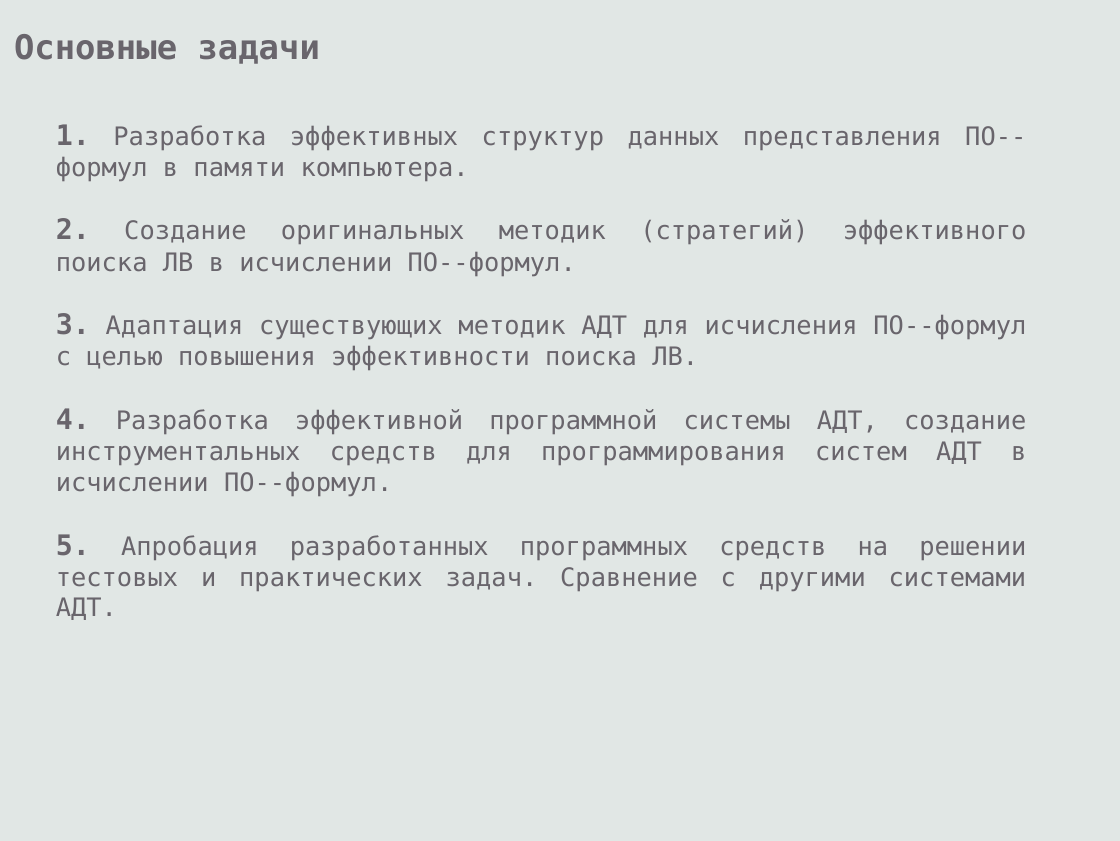
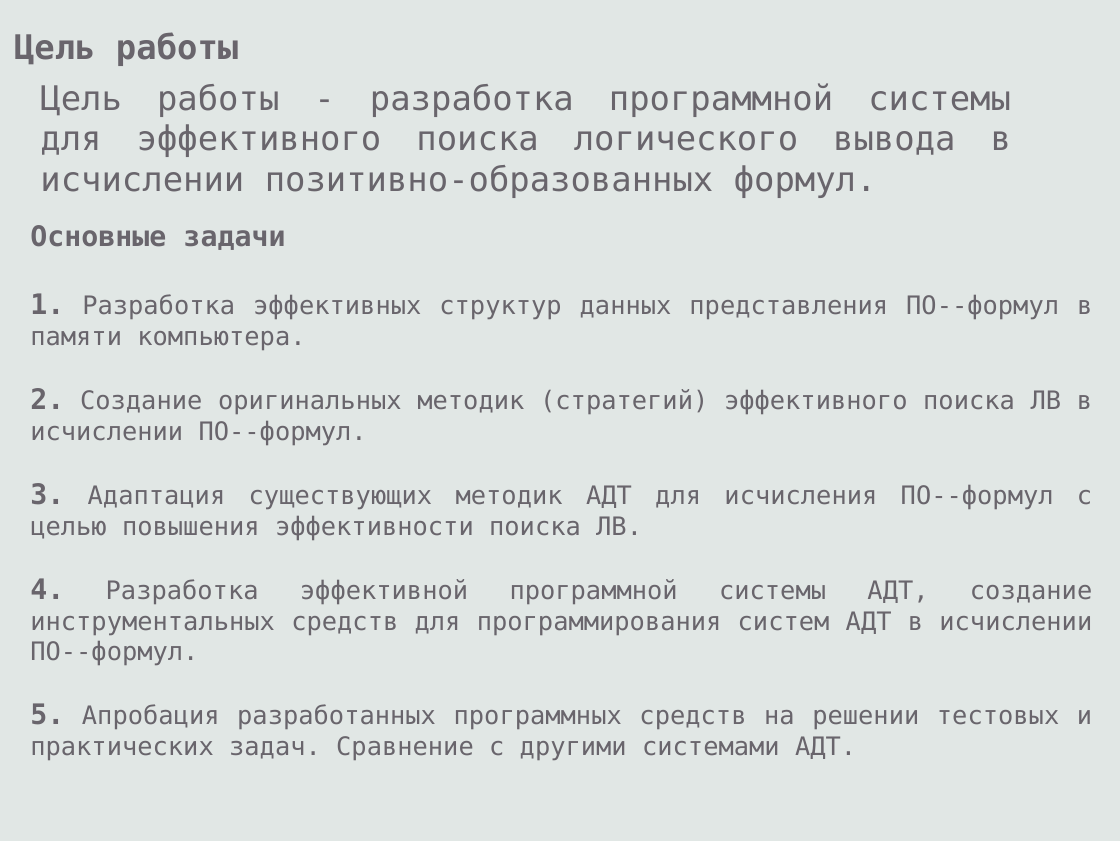
Before and after one commit to eugeneai/prisnif, a slide deck: slide 8 of brick/pres/pacman.odp (slide 10 before the commit). Drawn at 1120x841 pixels with LibreOffice and Linux fonts; fonts in the diff are those of the drawing. Boxes give left, top, right and bottom in pixels: in the first picture for what was removed or moved away, otherwise in the second. Text is boxed around its words. In the diff, an @@ line names an element or a change of style, - is before the commit and + after.

```diff
--- a/brick/pres/pacman.odp
+++ b/brick/pres/pacman.odp
@@ text at bbox=[14, 32, 238, 66]: text changed @@
-Основные задачи
+Цель работы
@@ text added at bbox=[40, 83, 1011, 198], 24 pt, text #69656C @@
+Цель работы - разработка программной системы для эффективного поиска логического вывода в исчислении позитивно-образованных формул.
@@ text "Основные задачи": place and size @@
-text "Основные задачи" at bbox=[56, 124, 1027, 620]
+text "Основные задачи" at bbox=[30, 225, 1092, 760]
@@ text at bbox=[30, 225, 285, 250]: paragraph added @@
+Основные задачи
```
Also in this commit, not shown: 29 other slides changed, 1 slide added, 3 slides removed.
